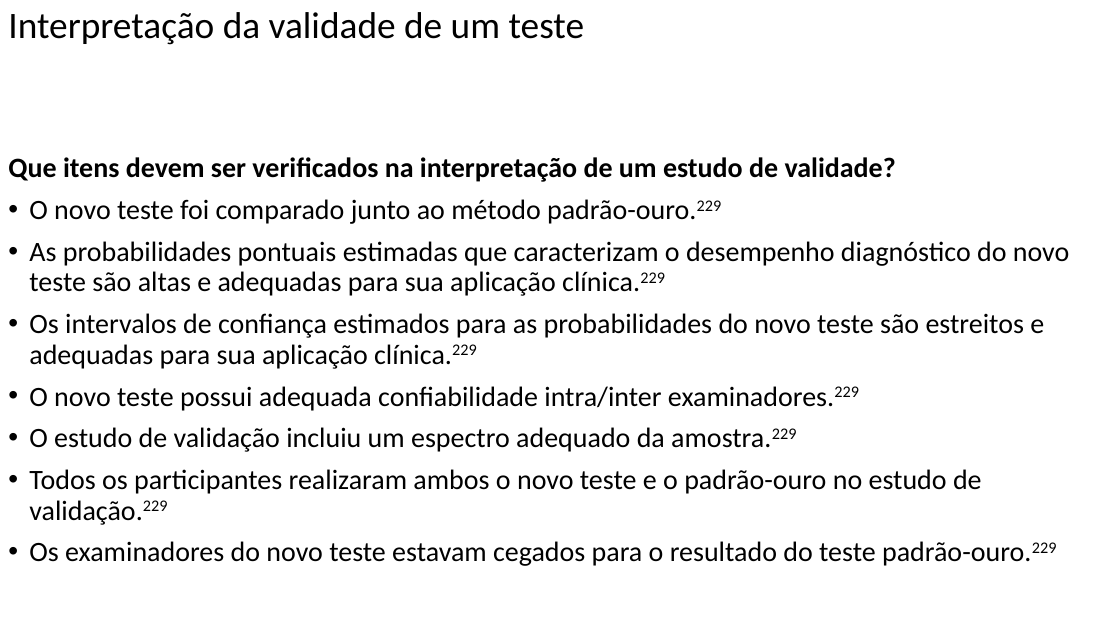
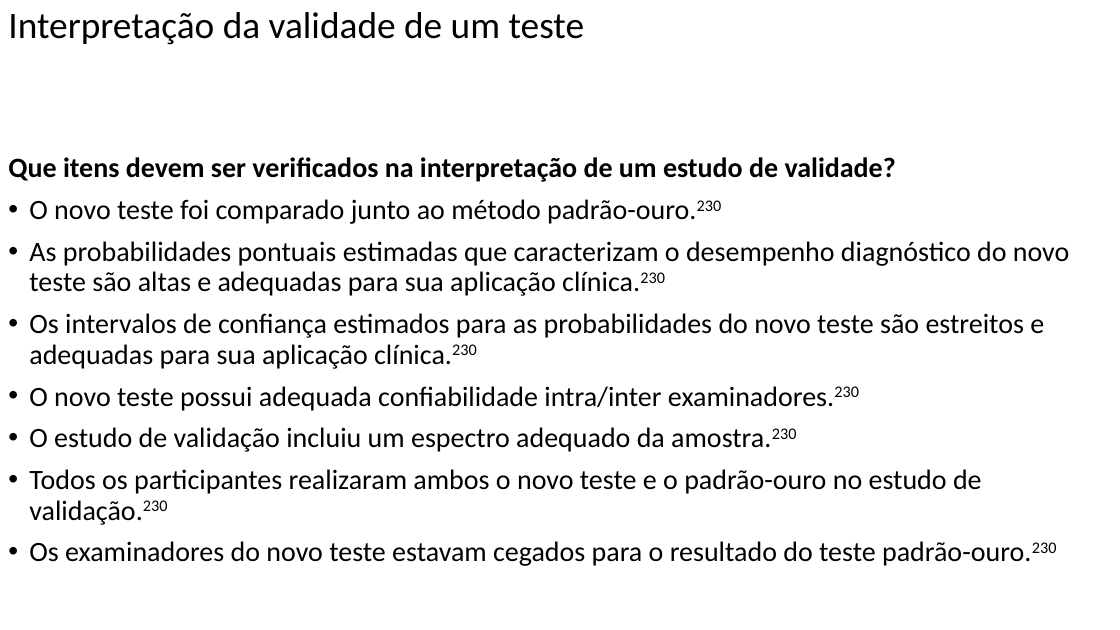
Before and after one commit to FerreiraAS/Ciencia-com-R, a slide deck: slide 150 of docs/Ciencia-com-R.pptx. Drawn at 1120x630 pixels with LibreOffice and Linux fonts; fonts in the diff are those of the drawing. Boxes give left, top, right and bottom in pixels: in the first picture for what was removed or moved away, otherwise in the second. Text is boxed around its words. In the diff, an @@ line names an element or a change of style, - is before the commit and + after.

```diff
--- a/docs/Ciencia-com-R.pptx
+++ b/docs/Ciencia-com-R.pptx
@@ text at (29, 199, 1069, 566): text changed @@
-• O novo teste foi comparado junto ao método padrão-ouro.229
-• As probabilidades pontuais estimadas que caracterizam o desempenho diagnóstico do novo teste são altas e adequadas para sua aplicação clínica.229
-• Os intervalos de confiança estimados para as probabilidades do novo teste são estreitos e adequadas para sua aplicação clínica.229
-• O novo teste possui adequada confiabilidade intra/inter examinadores.229
-• O estudo de validação incluiu um espectro adequado da amostra.229
-• Todos os participantes realizaram ambos o novo teste e o padrão-ouro no estudo de validação.229
-• Os examinadores do novo teste estavam cegados para o resultado do teste padrão-ouro.229
+• O novo teste foi comparado junto ao método padrão-ouro.230
+• As probabilidades pontuais estimadas que caracterizam o desempenho diagnóstico do novo teste são altas e adequadas para sua aplicação clínica.230
+• Os intervalos de confiança estimados para as probabilidades do novo teste são estreitos e adequadas para sua aplicação clínica.230
+• O novo teste possui adequada confiabilidade intra/inter examinadores.230
+• O estudo de validação incluiu um espectro adequado da amostra.230
+• Todos os participantes realizaram ambos o novo teste e o padrão-ouro no estudo de validação.230
+• Os examinadores do novo teste estavam cegados para o resultado do teste padrão-ouro.230
```
Also in this commit, not shown: 31 other slides changed, 37 other files.
